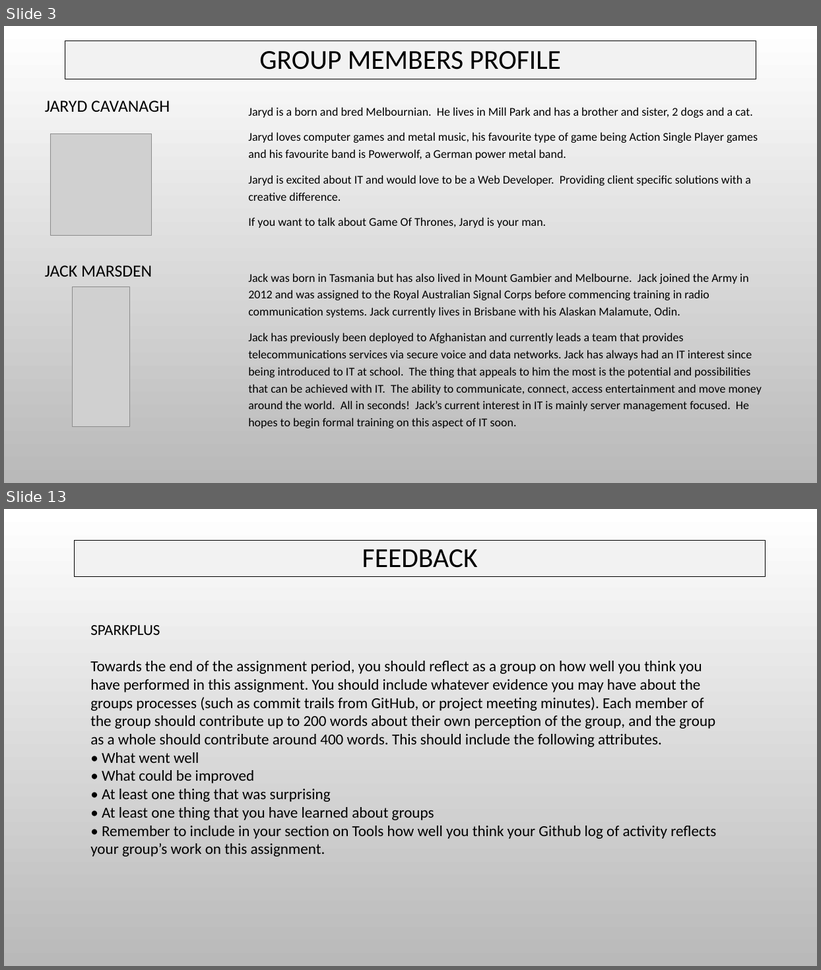
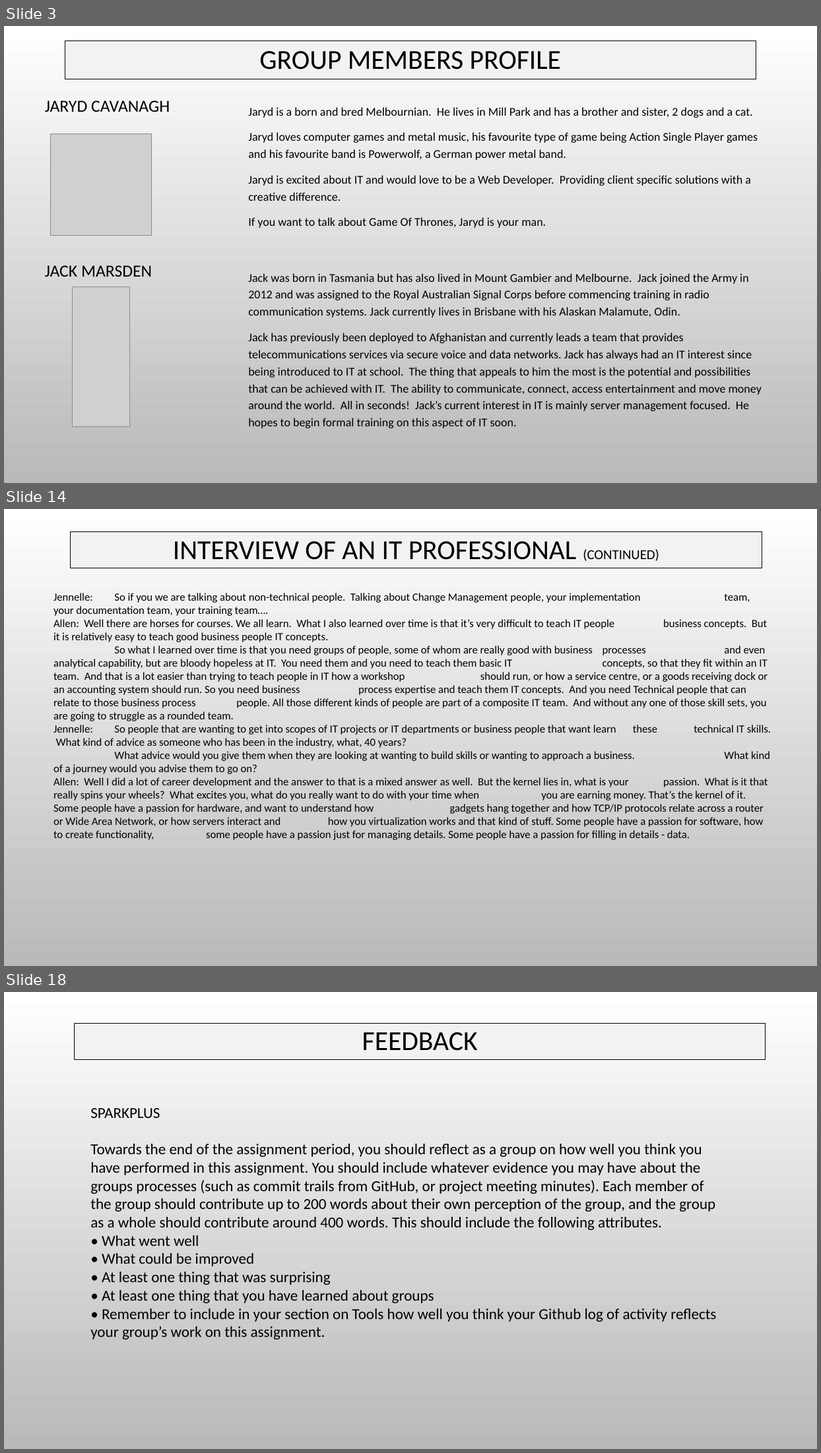
Before and after one commit to s3805194/Restless-Bolters, a slide deck: The Restless Bolters Assessment Report.pptx. Shown one above the other, each under a label of ours: slides 3 and 13 before the commit, slides 3, 14 and 18 after it; the slides between them are not shown. The pictures are 821x970 and 821x1453 pixels, drawn with LibreOffice and Linux fonts; fonts in the diff are those of the drawing; grey boxes stand for pictures; background and template pictures are left out. Boxes give left, top, right and bottom in pixels: in the first picture for what was removed or moved away, otherwise in the second. Text is boxed around its words. In the diff, an @@ line names an element or a change of style, - is before the commit and + after.

```diff
--- a/The Restless Bolters Assessment Report.pptx
+++ b/The Restless Bolters Assessment Report.pptx
@@ slide 14 added at (4,509,817,966), background picture (left out) @@
@@ rectangle added at (71,531,762,568), fill #F2F2F2, outline #000000 0.75 pt, 32.4 pt, text #000000 @@
+INTERVIEW OF AN IT PROFESSIONAL (CONTINUED)
@@ text added at (54,593,771,840), 13 pt, text #000000 @@
+Jennelle: So if you we are talking about non-technical people. Talking about Change Management people, your implementation team, your documentation team, your training team….
+Allen: Well there are horses for courses. We all learn. What I also learned over time is that it’s very difficult to teach IT people business concepts. But it is relatively easy to teach good business people IT concepts.
+So what I learned over time is that you need groups of people, some of whom are really good with business processes and even analytical capability, but are bloody hopeless at IT. You need them and you need to teach them basic IT concepts, so that they fit within an IT team. And that is a lot easier than trying to teach people in IT how a workshop should run, or how a service centre, or a goods receiving dock or an accounting system should run. So you need business process expertise and teach them IT concepts. And you need Technical people that can relate to those business process people. All those different kinds of people are part of a composite IT team. And without any one of those skill sets, you are going to struggle as a rounded team.
+Jennelle: So people that are wanting to get into scopes of IT projects or IT departments or business people that want learn these technical IT skills. What kind of advice as someone who has been in the industry, what, 40 years?
+What advice would you give them when they are looking at wanting to build skills or wanting to approach a business. What kind of a journey would you advise them to go on?
+Allen: Well I did a lot of career development and the answer to that is a mixed answer as well. But the kernel lies in, what is your passion. What is it that really spins your wheels? What excites you, what do you really want to do with your time when you are earning money. That’s the kernel of it. Some people have a passion for hardware, and want to understand how gadgets hang together and how TCP/IP protocols relate across a router or Wide Area Network, or how servers interact and how you virtualization works and that kind of stuff. Some people have a passion for software, how to create functionality, some people have a passion just for managing details. Some people have a passion for filling in details - data.
@@ what was slide 13 is now slide 18 @@
```
Also in this commit, not shown: 2 slides changed, 4 other slides added.
